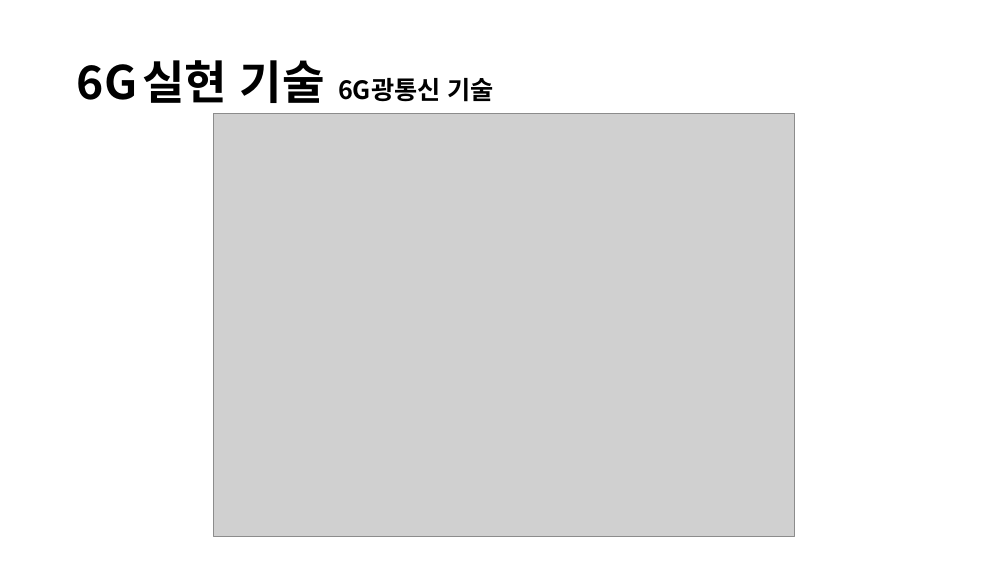
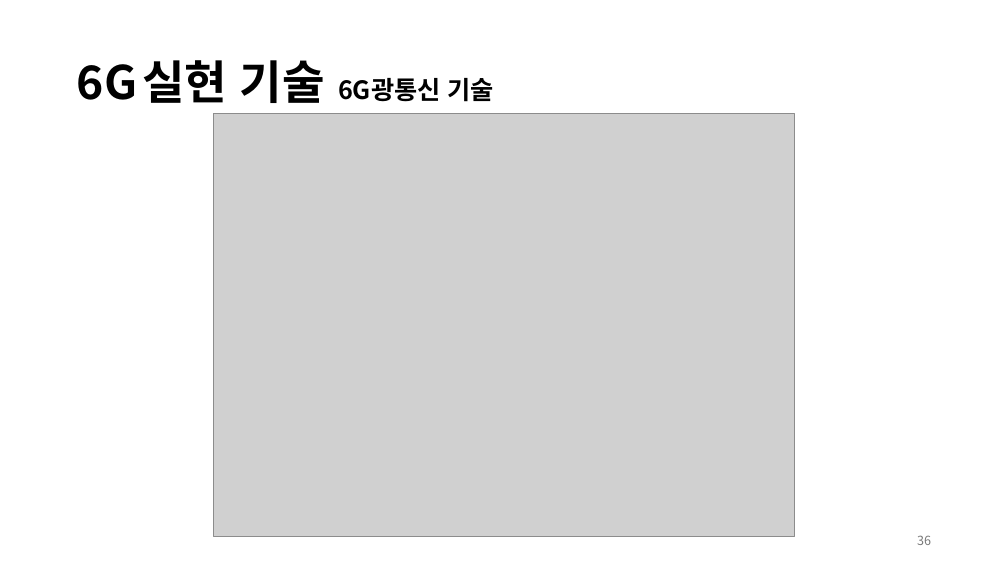
Before and after one commit to tlsdn0403/3-1-study, a slide deck: slide 36 of 네트워크 기초/발표자료_1/(3팀)이동통신기술 및 서비스.pptx. Drawn at 1008x567 pixels with LibreOffice and Linux fonts; fonts in the diff are those of the drawing; grey boxes stand for pictures. Boxes give left, top, right and bottom in pixels: in the first picture for what was removed or moved away, otherwise in the second. Text is boxed around its words. In the diff, an @@ line names an element or a change of style, - is before the commit and + after.

```diff
--- a/네트워크 기초/발표자료_1/(3팀)이동통신기술 및 서비스.pptx
+++ b/네트워크 기초/발표자료_1/(3팀)이동통신기술 및 서비스.pptx
@@ page number added at <box>917,535,931,545</box>, 12 pt, text #797979 @@
+36
```
Also in this commit, not shown: 41 other slides changed, 7 slides added, 16 other files.
